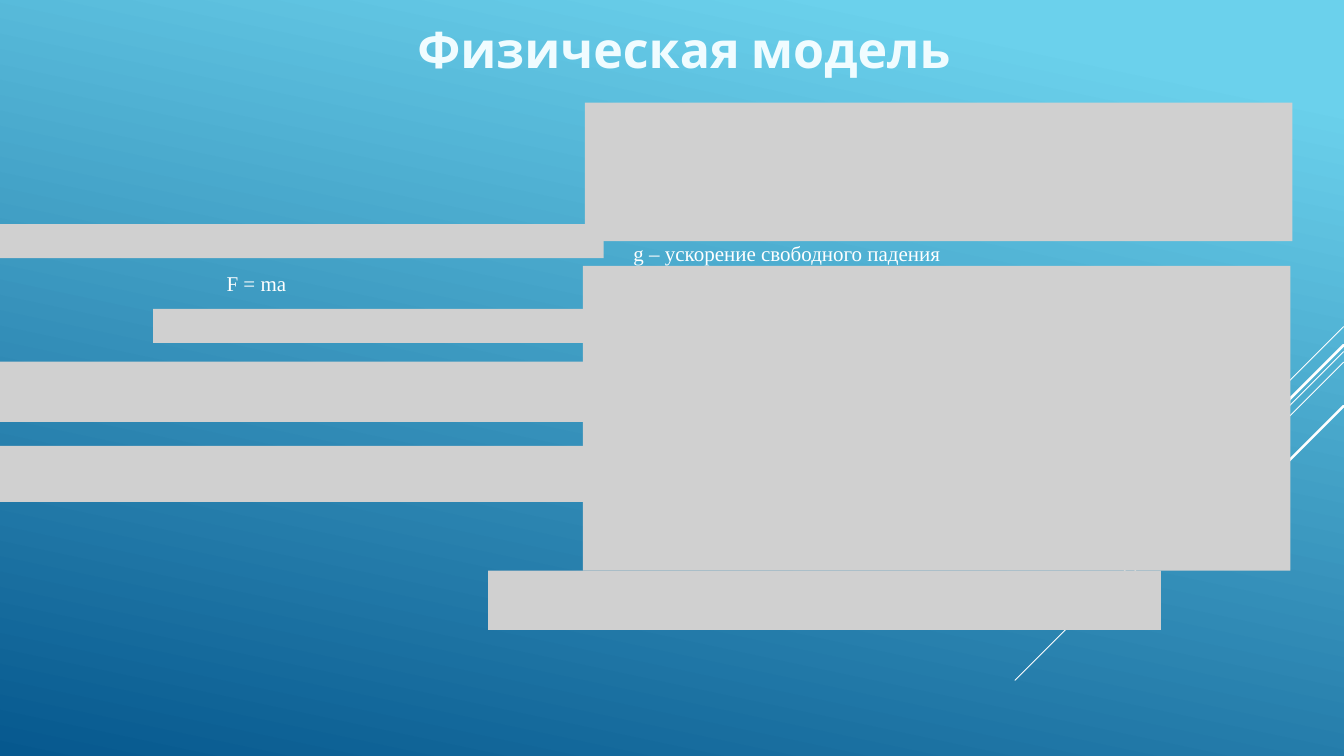
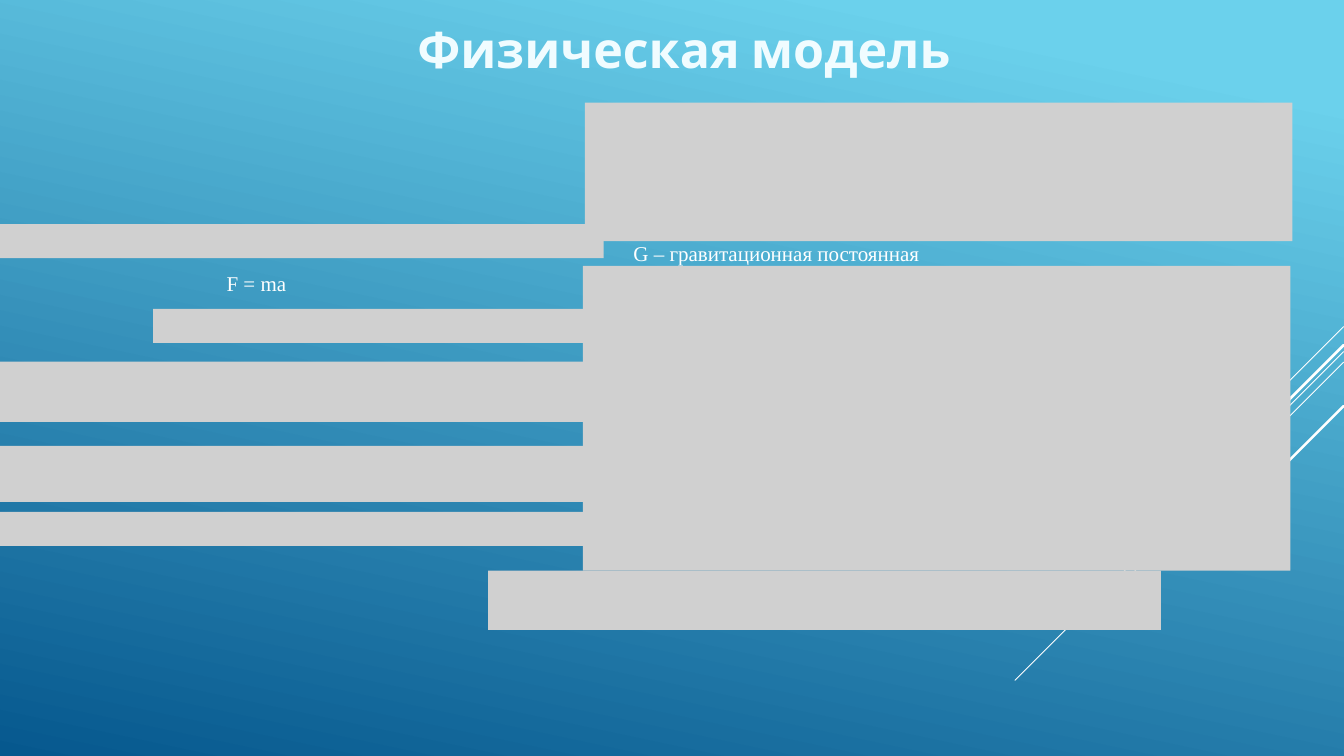
Before and after one commit to Kotyarka/SpaceZ-project, a slide deck: slide 6 of Презентация Луна-2.pptx. Drawn at 1344x756 pixels with LibreOffice and Linux fonts; fonts in the diff are those of the drawing; grey boxes stand for pictures. Boxes give left, top, right and bottom in pixels: in the first picture for what was removed or moved away, otherwise in the second. Text is boxed around its words. In the diff, an @@ line names an element or a change of style, - is before the commit and + after.

```diff
--- a/Презентация Луна-2.pptx
+++ b/Презентация Луна-2.pptx
@@ text at (x1=633, y1=247, x2=919, y2=265): text changed @@
-g – ускорение свободного падения
+G – гравитационная постоянная
@@ picture added at (x1=0, y1=512, x2=621, y2=546) @@
```
Also in this commit, not shown: 1 other slide changed.
